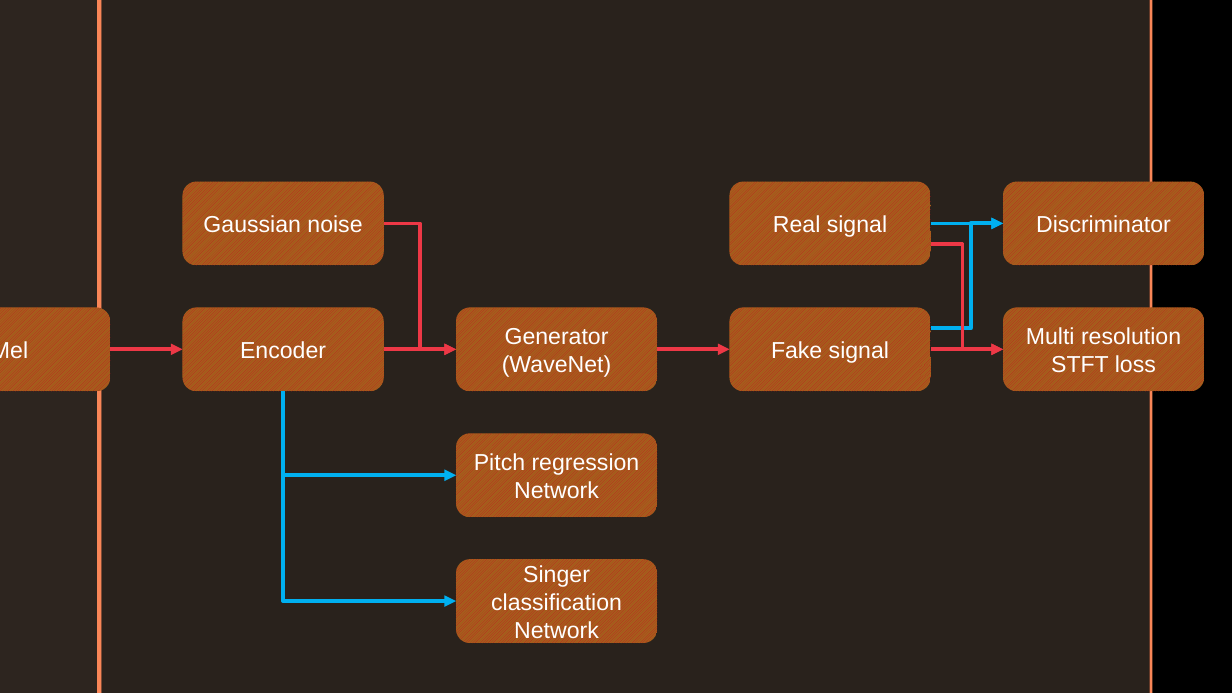
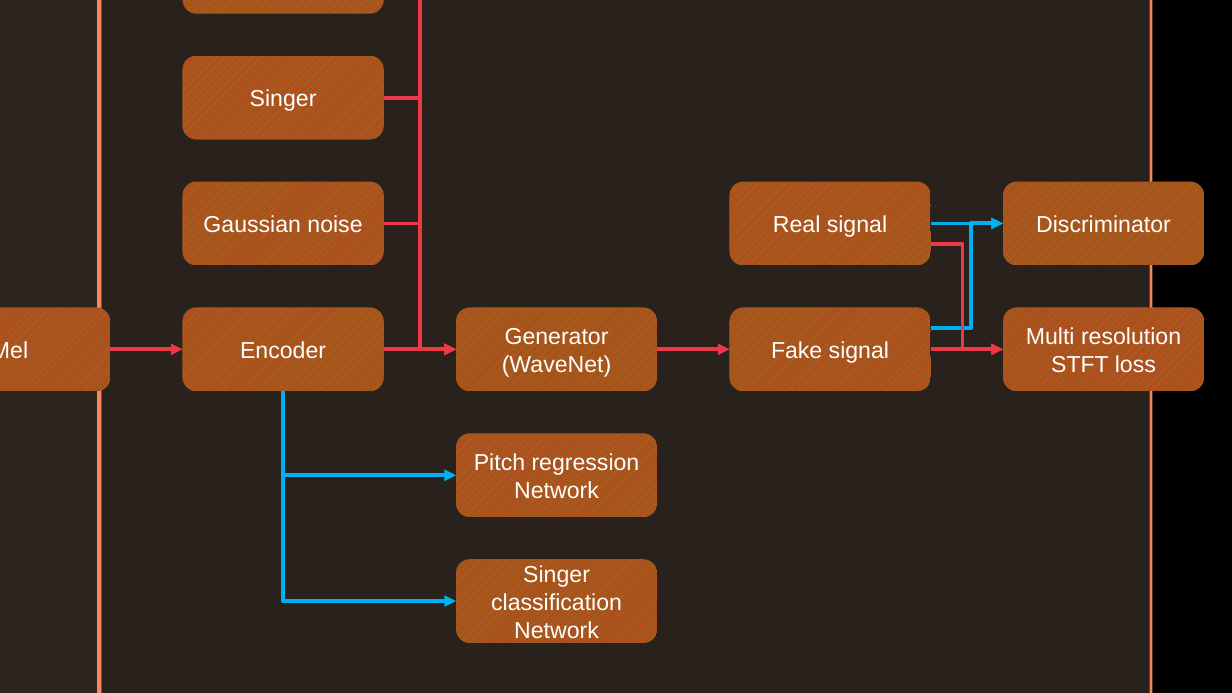
Before and after one commit to CODEJIN/PVCGAN_Torch, a slide deck: slide 1 of Figures/Structure.pptx. Drawn at 1232x693 pixels with LibreOffice and Linux fonts; fonts in the diff are those of the drawing; background and template pictures are left out. Boxes give left, top, right and bottom in pixels: in the first picture for what was removed or moved away, otherwise in the second. Text is boxed around its words. In the diff, an @@ line names an element or a change of style, - is before the commit and + after.

```diff
--- a/Figures/Structure.pptx
+++ b/Figures/Structure.pptx
@@ rounded rectangle added at bbox=[183, 0, 384, 14], fill pattern #CA1220 on #A2631C, 18 pt, text #FFFFFF @@
+Pitch
@@ elbow arrow added from (384, 0) to (457, 349), #ED3846 3 pt @@
@@ rounded rectangle added at bbox=[183, 55, 384, 140], fill pattern #CA1220 on #A2631C, 18 pt, text #FFFFFF @@
+Singer
@@ elbow arrow added from (384, 98) to (457, 349), #ED3846 3 pt @@
```
Also in this commit, not shown: 10 other files.
